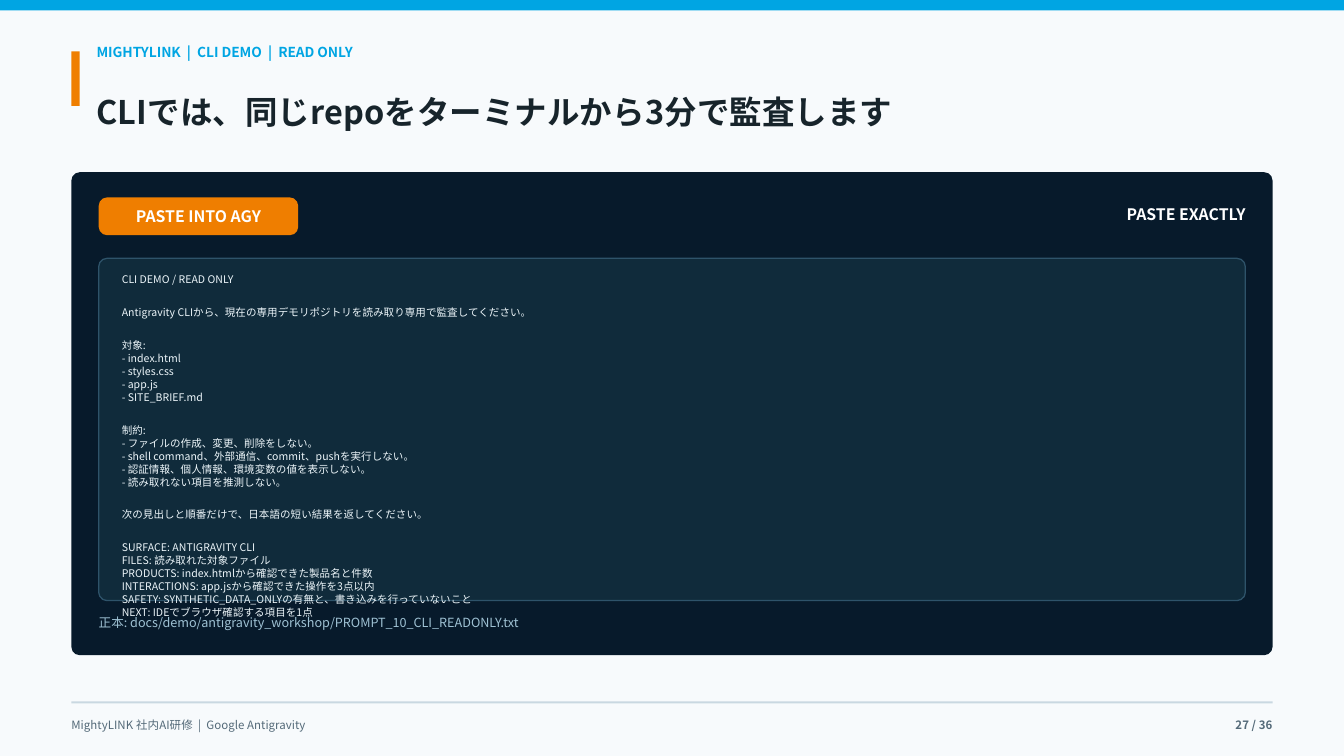
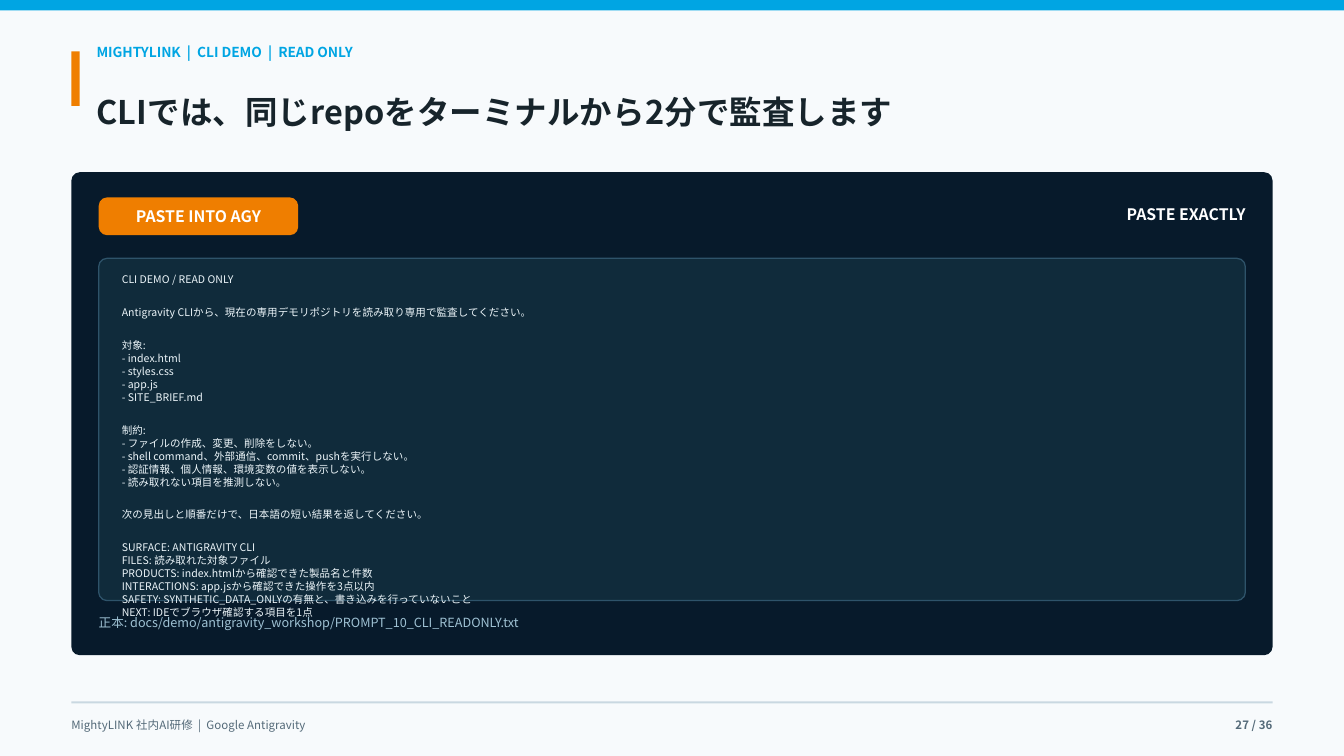
Before and after one commit to kanta13jp1/mighty-link-ai-connect, a slide deck: slide 27 of exports/knowledge_flow/mighty_skill_bridge_antigravity_user_guide_2026.pptx. Drawn at 1344x756 pixels with LibreOffice and Linux fonts; fonts in the diff are those of the drawing; background and template pictures are left out. Boxes give left, top, right and bottom in pixels: in the first picture for what was removed or moved away, otherwise in the second. Text is boxed around its words. In the diff, an @@ line names an element or a change of style, - is before the commit and + after.

```diff
--- a/exports/knowledge_flow/mighty_skill_bridge_antigravity_user_guide_2026.pptx
+++ b/exports/knowledge_flow/mighty_skill_bridge_antigravity_user_guide_2026.pptx
@@ text at <box>97,96,893,131</box>: text changed @@
-CLIでは、同じrepoをターミナルから3分で監査します
+CLIでは、同じrepoをターミナルから2分で監査します
```
Also in this commit, not shown: 14 other slides changed, 1 slide added, 1 slide removed, 15 other files.
